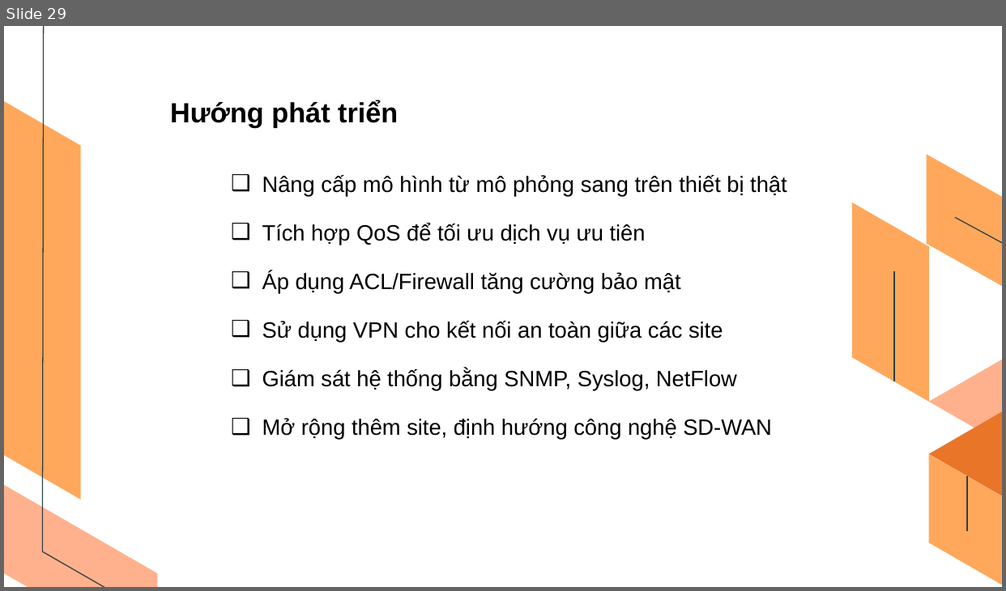
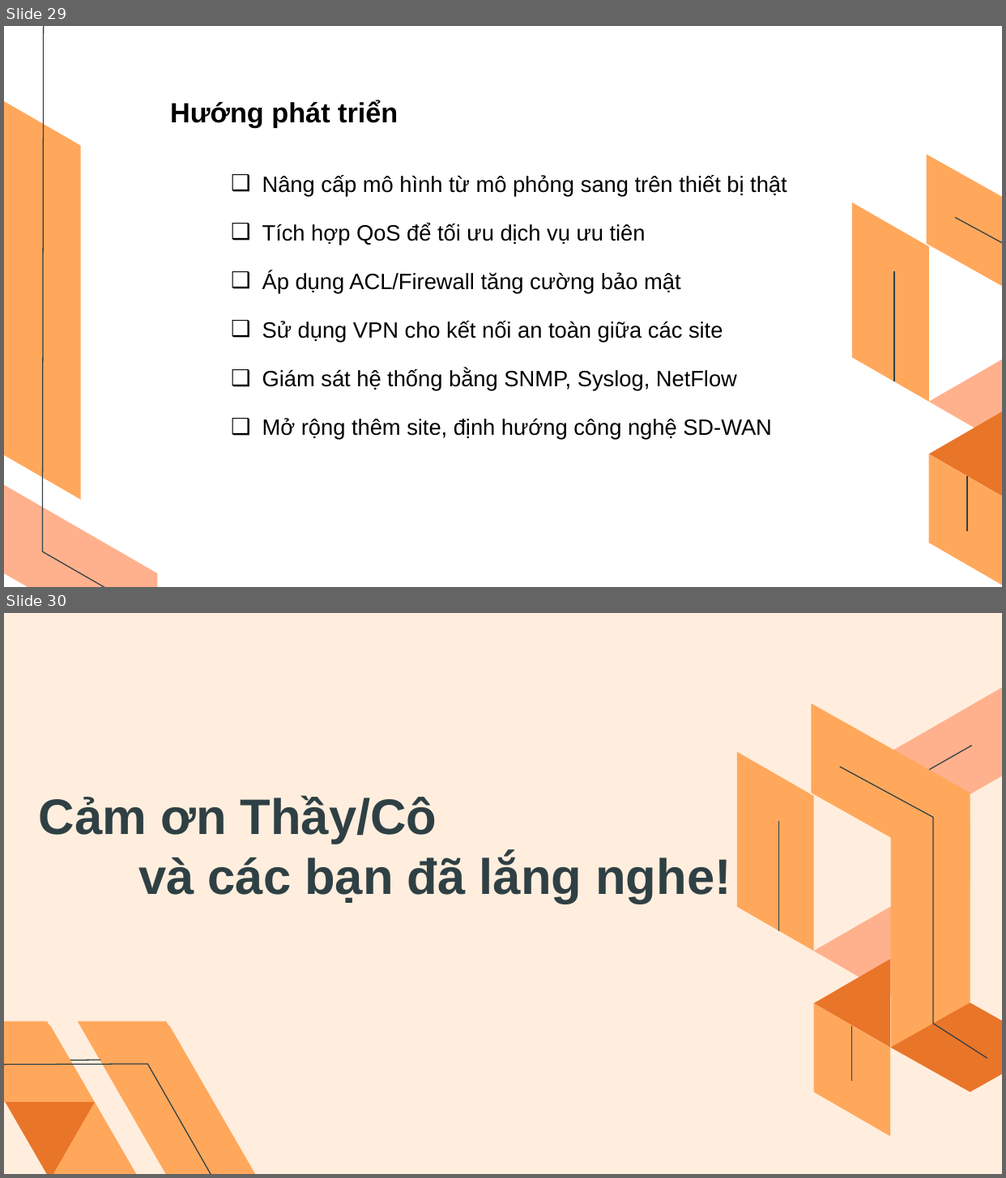
Before and after one commit to TrangThanhHieu/tn-da21ttb-110121023-trangthanhhieu-xaydungmohinhmangwanbaomattoiuuhieusuat-cpt, a slide deck: docs/110121023_TrangThanhHieu_Da21TTB.pptx. Shown one above the other, each under a label of ours: slide 29 before the commit, slides 29 and 30 after it. The pictures are 1006x591 and 1006x1178 pixels, drawn with LibreOffice and Linux fonts; fonts in the diff are those of the drawing. Boxes give left, top, right and bottom in pixels: in the first picture for what was removed or moved away, otherwise in the second. Text is boxed around its words. In the diff, an @@ line names an element or a change of style, - is before the commit and + after.

```diff
--- a/docs/110121023_TrangThanhHieu_Da21TTB.pptx
+++ b/docs/110121023_TrangThanhHieu_Da21TTB.pptx
@@ slide 30 added at [4, 613, 1002, 1174], background #FFEEDE @@
@@ group added at [736, 664, 1002, 1137]: 9 freeform shapes, 3 lines @@
@@ title added at [39, 795, 731, 903], 36 pt, text #2F4044, bold @@
+Cảm ơn Thầy/Cô
+và các bạn đã lắng nghe!
@@ group added at [4, 944, 255, 1174]: 5 freeform shapes @@
@@ group added at [4, 948, 258, 1174]: 5 freeform shapes @@
```
Also in this commit, not shown: 6 slides changed, 1 slide removed, 4 other files.
